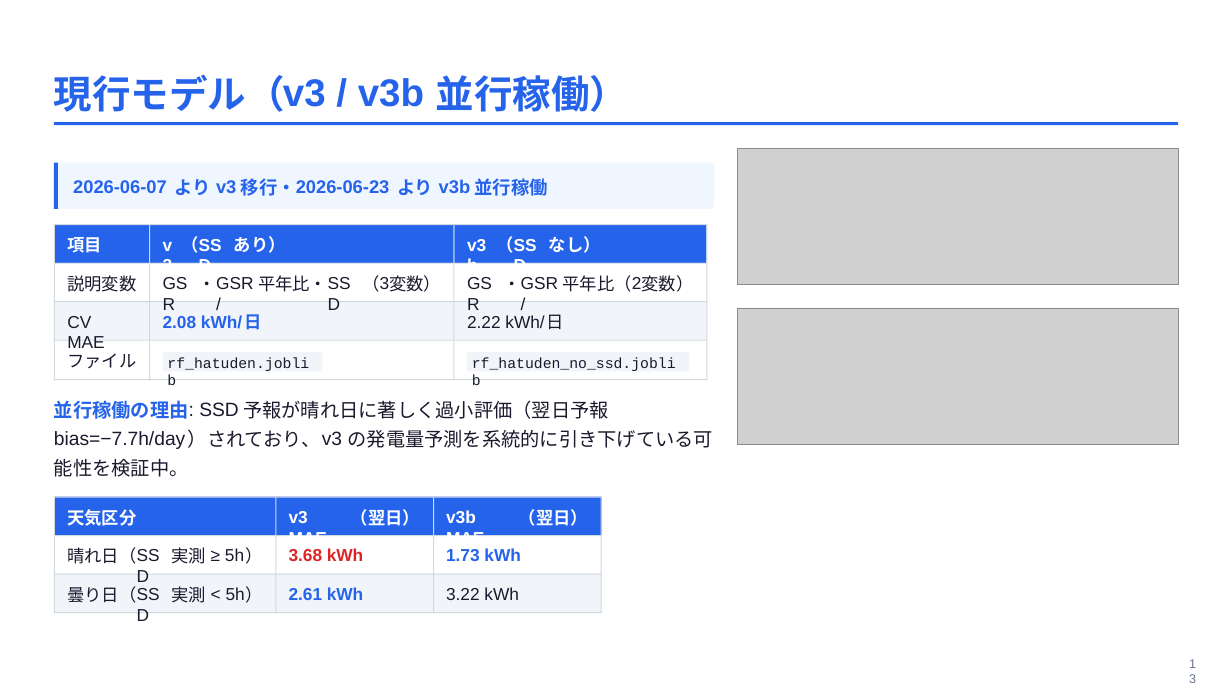
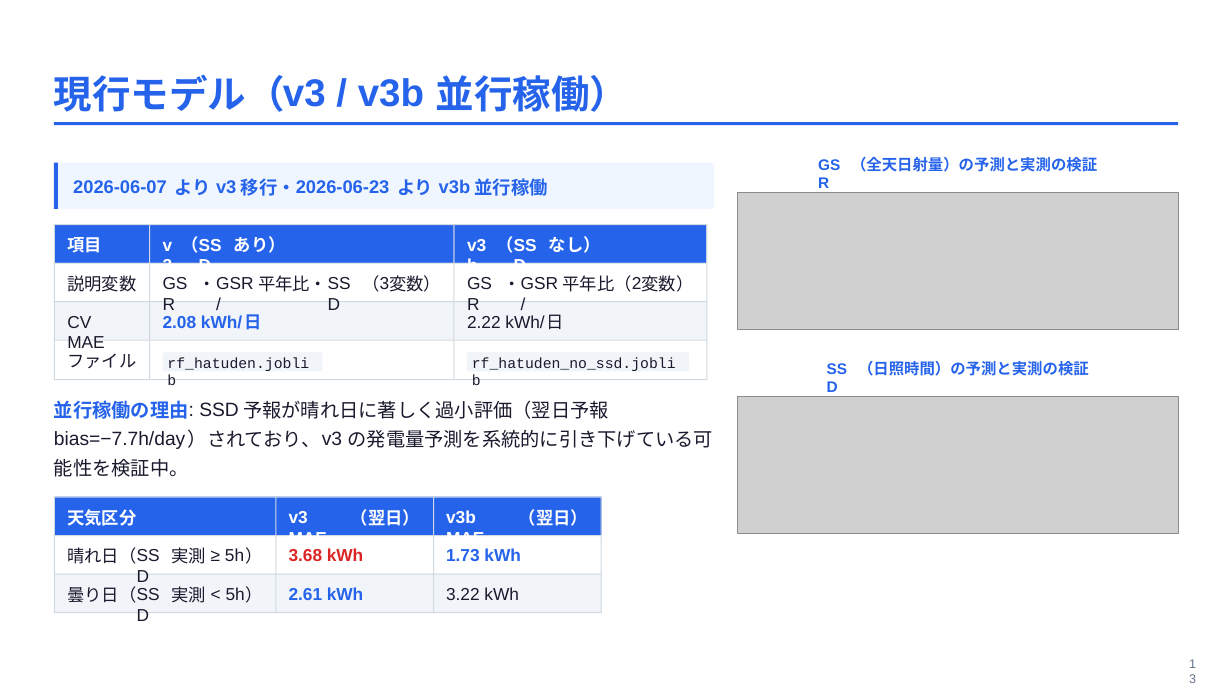
Before and after one commit to masauehr/marp_slides, a slide deck: slide 13 of slides/2026-07-01-ai-projects-intro.pptx. Drawn at 1232x693 pixels with LibreOffice and Linux fonts; fonts in the diff are those of the drawing; grey boxes stand for pictures. Boxes give left, top, right and bottom in pixels: in the first picture for what was removed or moved away, otherwise in the second. Text is boxed around its words. In the diff, an @@ line names an element or a change of style, - is before the commit and + after.

Commit message:
update: スライド13のGSR/SSDグラフ上にそれぞれ説明文を追加
上: GSR（全天日射量）の予測と実測の検証
下: SSD（日照時間）の予測と実測の検証

```diff
--- a/slides/2026-07-01-ai-projects-intro.pptx
+++ b/slides/2026-07-01-ai-projects-intro.pptx
@@ text added at <box>819,154,852,173</box>, 12 pt, text #2563EB, bold @@
+GSR
@@ text added at <box>851,157,1097,172</box>, 12 pt, text #2563EB, bold @@
+（全天⽇射量）の予測と実測の検証
@@ picture: place and size @@
-picture at <box>738,148,1178,285</box>
+picture at <box>738,192,1178,329</box>
@@ text added at <box>827,359,859,377</box>, 12 pt, text #2563EB, bold @@
+SSD
@@ text added at <box>858,361,1089,376</box>, 12 pt, text #2563EB, bold @@
+（⽇照時間）の予測と実測の検証
@@ picture: place and size @@
-picture at <box>738,308,1178,445</box>
+picture at <box>738,396,1178,533</box>
```
Also in this commit, not shown: 2 other files.
